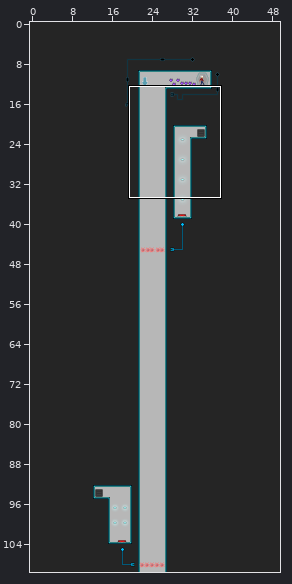
Tiled map (JSON) -- res/map/skyfall.json. Above: a wide view before the commit, with the close-up outlined.
Close-up. First the earlier version:
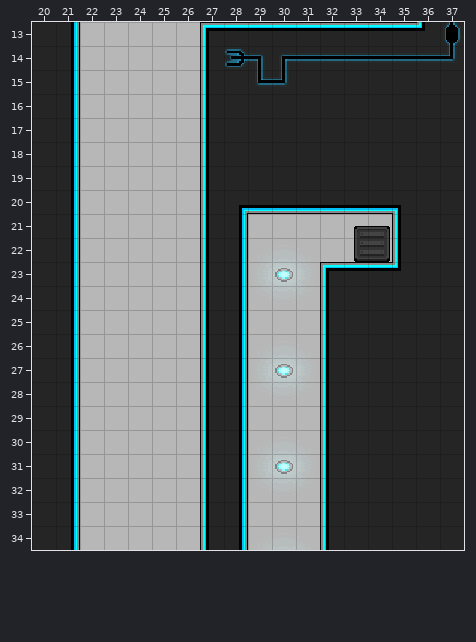
Cells are 16x16 px. Shown: x 20..37, y 13..34. The commit also changed other parts of the map, which this record leaves out.
Now the later version:
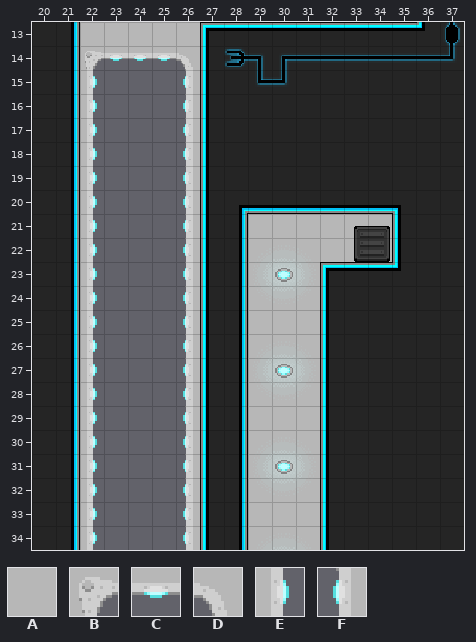
Key: from "main": A 244, B 247, C 248, D 249, E 272, F 274.
_ is an empty cell.
Edits made:
Layer "Tile Layer 1":
Tile A becomes tile B in row 14 at x 22.
Tile A becomes tile C in row 14 at x 23 to 25.
Tile A becomes tile D in row 14 at x 26.
Tile A becomes tile E in rows 15 to 34 at x 22.
Tile A becomes tile F in rows 15 to 34 at x 26.
Tile A is gone in rows 15 to 34 at x 23 to 25.
